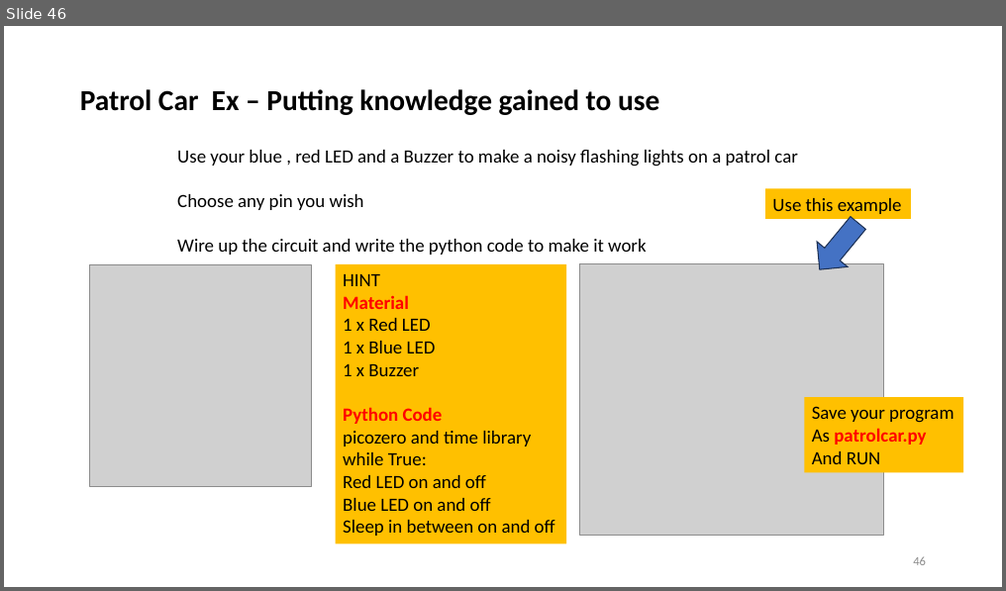
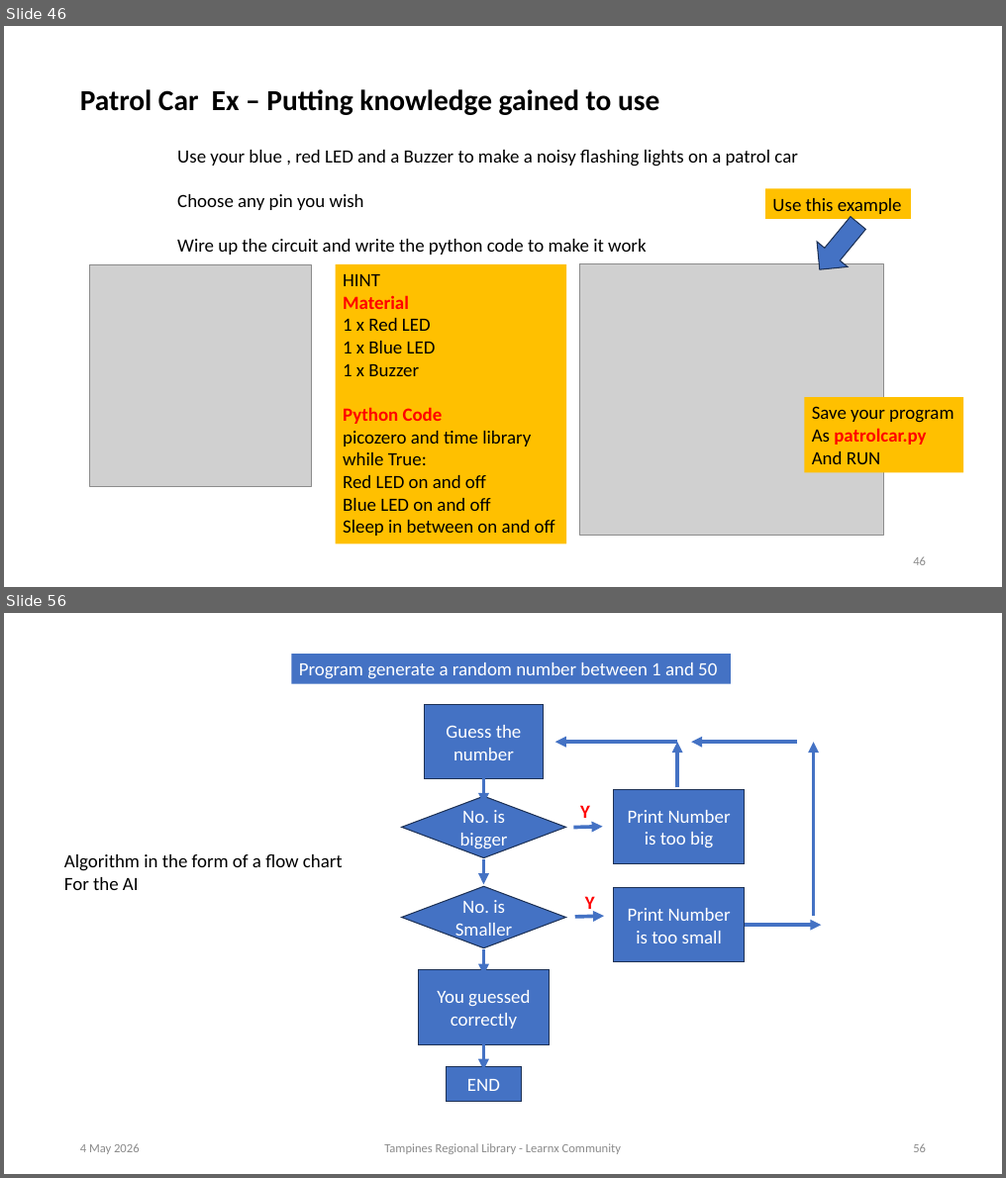
Before and after one commit to ssgoh/Pi-Python-Workshop, a slide deck: Pi Pico Python Course with Picozero Library.pptx. Shown one above the other, each under a label of ours: slide 46 before the commit, slides 46 and 56 after it; the slides between them are not shown. The pictures are 1006x591 and 1006x1178 pixels, drawn with LibreOffice and Linux fonts; fonts in the diff are those of the drawing; grey boxes stand for pictures. Boxes give left, top, right and bottom in pixels: in the first picture for what was removed or moved away, otherwise in the second. Text is boxed around its words. In the diff, an @@ line names an element or a change of style, - is before the commit and + after.

```diff
--- a/Pi Pico Python Course with Picozero Library.pptx
+++ b/Pi Pico Python Course with Picozero Library.pptx
@@ slide 56 added at <box>4,613,1002,1174</box>, background #FFFFFF @@
@@ text added at <box>64,855,343,890</box>, 18 pt, text #000000 @@
+Algorithm in the form of a flow chart
+For the AI
@@ group added at <box>291,655,822,1102</box>: 11 arrows, 6 rectangles, 2 diamonds, 2 texts @@
+Program generate a random number between 1 and 50
+No. is bigger
+Guess the number
+Print Number is too big
+No. is Smaller
+Print Number is too small
+You guessed correctly
+END
+Y
+Y
@@ text added at <box>80,1144,140,1155</box>, 12 pt, text #8C8C8C @@
+4 May 2026
@@ text added at <box>384,1144,621,1155</box>, 12 pt, text #8C8C8C @@
+Tampines Regional Library - Learnx Community
@@ page number added at <box>913,1144,926,1153</box>, 12 pt, text #8C8C8C @@
+56
```
Also in this commit, not shown: 53 slides changed, 4 other slides added, 2 other files.
